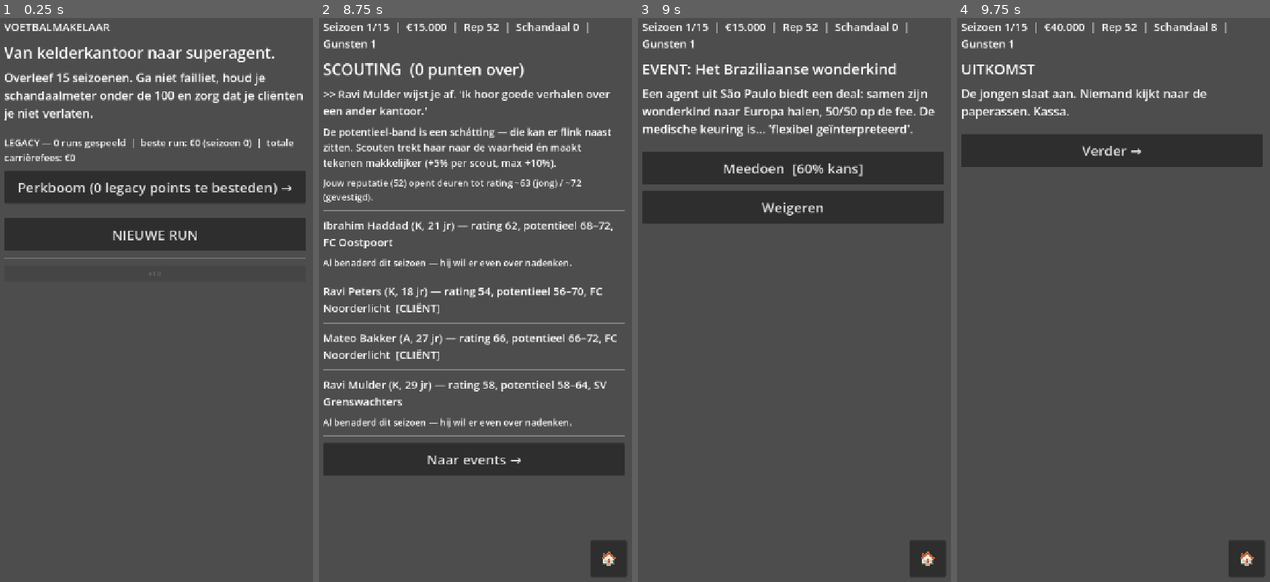
Above: before the commit, frames 1-4 (left to right).
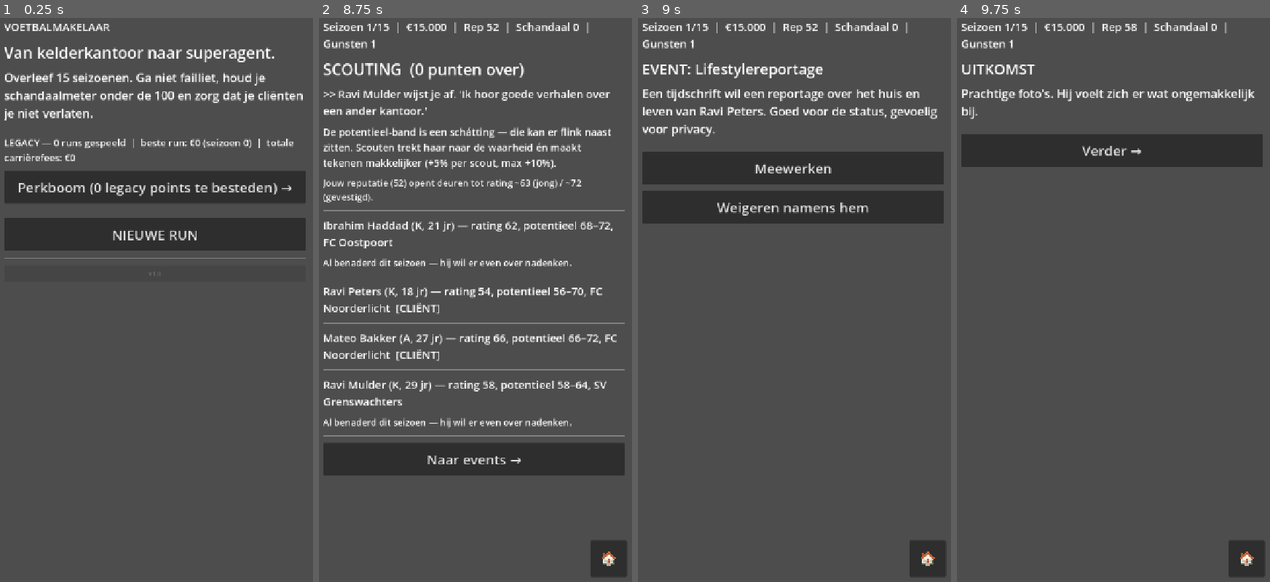
Above: after the commit, the same moments.

Repository: anassino070/Agent_game
Game: Godot game, scene res://scenes/Main.tscn
Same seed, same stepped clock (60 frames per second), same inputs: the game is played once before the commit and once after it.
Inputs (mouse positions are in pixels of both pictures, inside the frame that each line leads up to):
- Up to frame 1 (0.25 s): no input
- Up to frame 2 (8.75 s): click "Perkboom (0 legacy points te …" at 0.5 s; click "🏠" at 1.25 s; click "NIEUWE RUN" at 2 s; click "Naar stalbeheer →" at 2.75 s; click "Scout (1 punt)" at 3.5 s; click "Benader als cliënt (kans 38%)" at 4.25 s; click "Scout (1 punt)" at 5 s; click "Scout (1 punt)" at 5.75 s; click "Benader als cliënt (kans 46%)" at 6.5 s; click "Benader als cliënt (kans 30%)" at 7.25 s; click "Benader als cliënt (kans 38%)" at 8 s
- Up to frame 3 (9 s): click "Naar events →" at 8.75 s
- Up to frame 4 (9.75 s): click (1113, 170) at 9.5 s, where only the run after the commit has a clickable "Meewerken"

Frames 1-2 are identical in both runs. In frame 3, 4.1% of the frame differs, in the area x 1-96%, y 7-36%; in frame 4, 1.2%.

Commit message:
event

Diff:
--- a/scripts/events_db.gd
+++ b/scripts/events_db.gd
@@ -307,4 +307,461 @@
 					"fail": {"scandal": 20}, "fail_txt": "De kennis wordt zelf onderzocht — en jouw naam staat in zijn mail."},
 			],
 		},
+
+		# ---------------------------------------------------------------- batch 2 (40 nieuwe events)
+		{
+			"id": "modeldeal", "title": "Modellencontract", "needs_client": true,
+			"text": "Een kledingmerk wil {client} boeken voor een fotoshoot. Leuk bijverdienste, maar de club vindt het maar niks vlak voor de camp.",
+			"options": [
+				{"label": "Deal sluiten", "chance": 0.7,
+					"success": {"money": 9000, "trust": 6},
+					"success_txt": "De shoot verloopt soepel. Mooie foto's, mooi geld.",
+					"fail": {"trust": -6, "rep": -2},
+					"fail_txt": "Hij komt vermoeid terug en presteert slecht. De club belt jou."},
+				{"label": "Afhouden tot na het seizoen", "effects": {"trust": -3},
+					"txt": "'Focus eerst op voetbal.' Hij vindt je zuinig."},
+			],
+		},
+		{
+			"id": "burnout", "title": "Op de rand", "needs_client": true,
+			"text": "{client} slaapt slecht, eet slecht en durft het je bijna niet te vertellen: hij is op.",
+			"options": [
+				{"label": "Sportpsycholoog inschakelen", "req_money": 6000,
+					"effects": {"money": -6000, "trust": 15},
+					"txt": "Wekelijkse sessies. Hij voelt zich voor het eerst in maanden gehoord."},
+				{"label": "'Bijt erdoorheen'", "chance": 0.4,
+					"success": {"trust": 5}, "success_txt": "Hij herpakt zich, tegen de verwachting in.",
+					"fail": {"trust": -18, "scandal": 4}, "fail_txt": "Hij stort in tijdens een training. De pers is erbij."},
+			],
+		},
+		{
+			"id": "aziatoer", "title": "Marketingtour Azië", "needs_client": true,
+			"text": "De club wil {client} meenemen op een marketingtour door Azië. Goed voor de clubkas, zwaar voor zijn lijf — en jij regelt de voorwaarden.",
+			"options": [
+				{"label": "Extra vergoeding eisen", "chance": 0.6,
+					"success": {"money": 10000, "trust": 4},
+					"success_txt": "De club betaalt bij. Iedereen tevreden.",
+					"fail": {"trust": -6}, "fail_txt": "De club weigert en noteert je eis als 'lastig'."},
+				{"label": "Meewerken zonder gedoe", "effects": {"trust": 5, "rep": 2},
+					"txt": "Soepele samenwerking. De club onthoudt dat."},
+			],
+		},
+		{
+			"id": "cryptosponsor", "title": "Cryptosponsor", "needs_client": true,
+			"text": "Een cryptoplatform biedt {client} een vet bedrag om hun logo op zijn schoenen te zetten. Het platform bestaat sinds vorige maand.",
+			"options": [
+				{"label": "Tekenen", "chance": 0.5,
+					"success": {"money": 18000}, "success_txt": "Het geld komt binnen. Voor nu.",
+					"fail": {"money": -4000, "scandal": 10},
+					"fail_txt": "Het platform stort in. Zijn naam staat op elk artikel over de fraude."},
+				{"label": "Eerst laten controleren", "req_money": 1500,
+					"effects": {"money": -1500, "rep": 2},
+					"txt": "Je huurt een accountant in. Die raadt het ten sterkste af. Bespaard."},
+			],
+		},
+		{
+			"id": "conflictbelang", "title": "Gênant aanbod", "needs_client": true,
+			"text": "Een club biedt jou onder de tafel geld om {client} tactisch af te raden van een transfer naar hun rivaal.",
+			"options": [
+				{"label": "Aannemen en zwijgen", "effects": {"money": 12000, "scandal": 14},
+					"txt": "Het geld is binnen. Als dit uitkomt, ben je klaar in dit vak."},
+				{"label": "Weigeren en het cliënt vertellen", "effects": {"rep": 6, "trust": 8},
+					"txt": "Hij is je dankbaar. Zijn belang eerst — zo hoort het."},
+			],
+		},
+		{
+			"id": "handtekeningenactie", "title": "Meet & greet", "needs_client": true,
+			"text": "Fans organiseren een meet & greet voor {client}. Leuk voor de band met het publiek, maar jij moet de beveiliging regelen.",
+			"options": [
+				{"label": "Professioneel organiseren", "req_money": 2500,
+					"effects": {"money": -2500, "trust": 8, "rep": 3},
+					"txt": "Alles verloopt gesmeerd. Foto's overal, positief."},
+				{"label": "Laten schieten", "effects": {"trust": -4},
+					"txt": "De fans zijn teleurgesteld. Hij ook, een beetje."},
+			],
+		},
+		{
+			"id": "afscheidstournee", "title": "Afscheidstournee", "needs_client": true, "min_season": 8,
+			"text": "{client} speelt met het idee om na dit seizoen te stoppen en wil een passend afscheid — met een prijskaartje.",
+			"options": [
+				{"label": "Afscheidswedstrijd regelen", "req_money": 9000,
+					"effects": {"money": -9000, "trust": 14, "rep": 4},
+					"txt": "Een stadion vol, een staande ovatie. Precies wat hij wilde."},
+				{"label": "Gewoon laten uitzingen", "effects": {"trust": -5},
+					"txt": "Geen ceremonie, geen poespas. Hij voelt zich onderwaardeerd."},
+			],
+		},
+		{
+			"id": "verkeerde_storting", "title": "Verkeerde storting",
+			"text": "Een club maakt per ongeluk €14.000 te veel over voor een oude deal. Niemand belt erover — nog niet.",
+			"options": [
+				{"label": "Melden en terugstorten", "effects": {"rep": 5},
+					"txt": "De club is opgelucht en onthoudt je eerlijkheid."},
+				{"label": "Stilhouden", "chance": 0.5,
+					"success": {"money": 14000}, "success_txt": "Niemand merkt iets. Mooi extraatje.",
+					"fail": {"money": -14000, "scandal": 12},
+					"fail_txt": "De club vindt de fout alsnog en eist het terug — met een dreigbrief erbij."},
+			],
+		},
+		{
+			"id": "loyaliteitsbonus", "title": "De loyaliteitsbonus", "needs_client": true,
+			"text": "De club van {client} biedt jou persoonlijk een bonus als je hem overhaalt om níet te vertrekken deze zomer.",
+			"options": [
+				{"label": "Aannemen en hem ompraten", "chance": 0.6,
+					"success": {"money": 10000, "trust": -6},
+					"success_txt": "Hij blijft. Hij vraagt zich later af waarom je zo overtuigend was.",
+					"fail": {"trust": -14, "scandal": 6},
+					"fail_txt": "Hij ontdekt de bonus. 'Werk je voor mij of voor hén?'"},
+				{"label": "Afslaan, zijn belang eerst", "effects": {"rep": 4, "trust": 5},
+					"txt": "Je vertelt hem eerlijk over het aanbod. Hij vertrouwt je meer dan ooit."},
+			],
+		},
+		{
+			"id": "medische_info", "title": "Discrete vraag", "needs_client": true,
+			"text": "Een buitenlandse club vraagt je, tegen betaling, om vertrouwelijke medische info over {client} te delen vóór de onderhandeling.",
+			"options": [
+				{"label": "Delen", "effects": {"money": 8000, "scandal": 10},
+					"txt": "Het geld is binnen. Als dit uitlekt, is zijn vertrouwen voorgoed weg."},
+				{"label": "Weigeren", "effects": {"rep": 4},
+					"txt": "Onethisch, punt uit. Je zegt nee en voelt je er goed bij."},
+			],
+		},
+		{
+			"id": "kerstborrel", "title": "Kerstborrel van de bond",
+			"text": "De voetbalbond nodigt makelaars uit voor de jaarlijkse kerstborrel. Verplicht nummer, nuttig nummer.",
+			"options": [
+				{"label": "Gaan", "req_money": 1500,
+					"effects": {"money": -1500, "favors": 1},
+					"txt": "Drankjes, small talk, één belangrijke naam die je nummer vraagt."},
+				{"label": "Thuis blijven", "effects": {},
+					"txt": "Een avond voor jezelf. Het netwerk groeit niet vanzelf."},
+			],
+		},
+		{
+			"id": "trainersverzoek", "title": "Ook de trainer?",
+			"text": "De assistent-trainer van een club vraagt of je hem ook wilt vertegenwoordigen. Ander werkveld, ander netwerk.",
+			"options": [
+				{"label": "Erbij nemen", "effects": {"money": 3000, "rep": 3},
+					"txt": "Klein maar leuk contract. Je netwerk in de technische staf groeit."},
+				{"label": "Bedanken, je focust op spelers", "effects": {},
+					"txt": "Je blijft bij je kernbusiness."},
+			],
+		},
+		{
+			"id": "familieruzie", "title": "Ruzie in de familie", "needs_client": true,
+			"text": "De familie van {client} maakt onderling ruzie over wie zijn geld beheert — en jij wordt erbij gesleept.",
+			"options": [
+				{"label": "Bemiddelen", "chance": 0.55,
+					"success": {"trust": 12}, "success_txt": "Je brengt de rust terug. Hij is je dankbaar.",
+					"fail": {"trust": -10}, "fail_txt": "Je kiest per ongeluk de verkeerde kant. Awkward etentjes voor jaren."},
+				{"label": "Buiten blijven", "effects": {"trust": -4},
+					"txt": "'Dit is jullie zaak.' Hij had gehoopt dat je hem zou steunen."},
+			],
+		},
+		{
+			"id": "hall_of_fame", "title": "Hall of Fame", "min_season": 6,
+			"text": "De makelaarsvereniging overweegt jou op te nemen in hun 'rising stars'-lijstje. Een gala-avond met speech hoort erbij.",
+			"options": [
+				{"label": "Toespraak voorbereiden", "req_money": 4000,
+					"effects": {"money": -4000, "rep": 9},
+					"txt": "Een gepolijste speech, warm applaus. Je naam verspreidt zich."},
+				{"label": "Kort bedanken en gaan zitten", "effects": {"rep": 3},
+					"txt": "Bescheiden, maar effectief genoeg."},
+			],
+		},
+		{
+			"id": "ongewenste_verhuur", "title": "Verhuur tegen zijn wil", "needs_client": true,
+			"text": "De club van {client} wil hem verhuren aan een subtopper. Hij wil dat helemaal niet.",
+			"options": [
+				{"label": "Verzet aantekenen", "chance": 0.5,
+					"success": {"trust": 12}, "success_txt": "De club trekt de verhuur terug. Hij blijft.",
+					"fail": {"trust": -8}, "fail_txt": "De club zet door. Hij verhuist, met tegenzin."},
+				{"label": "Het positief framen bij hem", "effects": {"trust": 4},
+					"txt": "'Speeltijd is speeltijd.' Hij accepteert het, met tegenzin."},
+			],
+		},
+		{
+			"id": "fanpetitie", "title": "De petitie", "needs_client": true,
+			"text": "Duizenden fans tekenen een petitie om {client} langer te houden. De club voelt de druk — en jij kunt hem gebruiken.",
+			"options": [
+				{"label": "Publiekelijk inzetten bij de onderhandeling", "effects": {"rep": 5, "trust": 6},
+					"txt": "De club buigt lichtjes mee. Sterk statement."},
+				{"label": "Negeren, zelf onderhandelen", "effects": {},
+					"txt": "Je houdt het zakelijk. Soms is dat gewoon beter."},
+			],
+		},
+		{
+			"id": "getuige_fixing", "title": "Onder druk gezet", "needs_client": true,
+			"text": "Een gokkartel benadert {client} rechtstreeks om 'iets minder scherp' te spelen. Hij belt jou in paniek.",
+			"options": [
+				{"label": "Direct melden bij de bond", "effects": {"rep": 10, "scandal": -8, "trust": 6},
+					"txt": "De bond grijpt in. Hij voelt zich beschermd."},
+				{"label": "Zelf regelen, geen ruchtbaarheid", "chance": 0.5,
+					"success": {"trust": 8}, "success_txt": "Het kartel trekt zich terug. Stille overwinning.",
+					"fail": {"scandal": 14, "trust": -10},
+					"fail_txt": "Het kartel dreigt door. Het verhaal lekt alsnog uit."},
+			],
+		},
+		{
+			"id": "taxconstructie", "title": "De constructie",
+			"text": "Je boekhouder stelt een 'agressieve maar legale' belastingconstructie voor. Op het randje, zegt hij zelf.",
+			"options": [
+				{"label": "Doorzetten", "chance": 0.6,
+					"success": {"money": 16000}, "success_txt": "Flink bespaard. Niemand die ernaar kijkt.",
+					"fail": {"money": -6000, "scandal": 15},
+					"fail_txt": "De fiscus prikt erdoorheen. Naheffing én reputatieschade."},
+				{"label": "Gewoon netjes betalen", "effects": {"rep": 2},
+					"txt": "Minder spannend, meer nachtrust."},
+			],
+		},
+		{
+			"id": "paspoortprobleem", "title": "Paspoortgedoe", "needs_client": true,
+			"text": "De transfer van {client} naar het buitenland loopt vast op een paspoortkwestie. De deadline tikt.",
+			"options": [
+				{"label": "Spoedprocedure betalen", "req_money": 5000,
+					"effects": {"money": -5000, "trust": 6},
+					"txt": "Binnen 48 uur alles op orde. Op het nippertje."},
+				{"label": "Gewone procedure afwachten", "chance": 0.4,
+					"success": {}, "success_txt": "Net op tijd binnen. Scheelde weinig.",
+					"fail": {"trust": -10}, "fail_txt": "De deadline verstrijkt. De deal valt terug."},
+			],
+		},
+		{
+			"id": "jeugdcoach_connectie", "title": "Tip van een jeugdcoach", "needs_slot": true,
+			"text": "Een jeugdcoach die je al jaren kent belt opgewonden op: hij heeft een jongen die 'echt iets kan' en wil hem meteen aan je voorstellen.",
+			"options": [
+				{"label": "Kennismaken", "chance": 0.65,
+					"success": {"new_client": true}, "success_txt": "Klik meteen. Hij tekent ter plekke.",
+					"fail": {"rep": -2}, "fail_txt": "Hij twijfelt nog. Misschien een andere keer."},
+				{"label": "Nu geen tijd", "effects": {},
+					"txt": "Druk, druk. Je stelt het uit."},
+			],
+		},
+		{
+			"id": "overboden", "title": "Verkeerd begrepen bod", "needs_client": true,
+			"text": "Door een miscommunicatie denkt een club dat er een concurrerend bod ligt op {client} — en overbiedt zichzelf fors. Correct je hen?",
+			"options": [
+				{"label": "Laten zoals het is", "effects": {"money": 9000, "rep": -4},
+					"txt": "Extra fee in je zak. In de wandelgangen fluistert men wel wat."},
+				{"label": "Eerlijk rechtzetten", "effects": {"rep": 6},
+					"txt": "De club is je dankbaar voor de integriteit. Minder geld, meer krediet."},
+			],
+		},
+		{
+			"id": "podcastuitnodiging", "title": "De podcast",
+			"text": "Een populaire voetbalpodcast wil je uitnodigen voor een lang, ongefilterd gesprek. Kansen en risico's in gelijke mate.",
+			"options": [
+				{"label": "Doen", "chance": 0.65,
+					"success": {"rep": 7}, "success_txt": "Ontspannen, geestig, mensen delen fragmenten.",
+					"fail": {"scandal": 8}, "fail_txt": "Één losse opmerking wordt breed uitgemeten."},
+				{"label": "Afslaan", "effects": {},
+					"txt": "Je houdt het bij korte interviews."},
+			],
+		},
+		{
+			"id": "spionage_kantoor", "title": "Spionage op kantoor",
+			"text": "Een concurrent probeert je assistent om te kopen voor informatie over je cliëntenportefeuille.",
+			"options": [
+				{"label": "Assistent beter belonen", "req_money": 3000,
+					"effects": {"money": -3000, "rep": 2},
+					"txt": "Loyaliteit gekocht — en verdiend. Ze weigert het aanbod."},
+				{"label": "Niets doen", "chance": 0.5,
+					"success": {}, "success_txt": "Ze weigert het aanbod uit zichzelf. Geluk.",
+					"fail": {"scandal": 6}, "fail_txt": "Interne info lekt naar de concurrent."},
+			],
+		},
+		{
+			"id": "eigen_academie", "title": "Investeren in een academie",
+			"text": "Een lokale voetbalacademie zoekt een investeerder in ruil voor eerste toegang tot hun talent.",
+			"options": [
+				{"label": "Investeren", "req_money": 7000,
+					"effects": {"money": -7000, "scout_points": 2, "rep": 3},
+					"txt": "Je krijgt voortaan als eerste een belletje bij een nieuw talent."},
+				{"label": "Afzien", "effects": {},
+					"txt": "Te veel risico voor te weinig zekerheid."},
+			],
+		},
+		{
+			"id": "villareportage", "title": "Lifestylereportage", "needs_client": true,
+			"text": "Een tijdschrift wil een reportage over het huis en leven van {client}. Goed voor de status, gevoelig voor privacy.",
+			"options": [
+				{"label": "Meewerken", "effects": {"rep": 6, "trust": -3},
+					"txt": "Prachtige foto's. Hij voelt zich er wat ongemakkelijk bij."},
+				{"label": "Weigeren namens hem", "effects": {"trust": 5},
+					"txt": "Hij waardeert dat je zijn privacy bewaakt."},
+			],
+		},
+		{
+			"id": "wraak_exmakelaar", "title": "Wraak van een ex-collega",
+			"text": "Een makelaar die je ooit een cliënt afpakte, verspreidt nu roddels over jouw manier van werken.",
+			"options": [
+				{"label": "Publiekelijk weerleggen", "chance": 0.6,
+					"success": {"rep": 6}, "success_txt": "Je weerlegging landt goed. Hij trekt zich terug.",
+					"fail": {"scandal": 8, "rep": -4},
+					"fail_txt": "Het wordt een welles-nietes in de media. Niemand wint."},
+				{"label": "Negeren", "effects": {"scandal": 4},
+					"txt": "De roddels blijven een tijdje hangen."},
+			],
+		},
+		{
+			"id": "bruiloft_td", "title": "Bruiloft van een TD",
+			"text": "Een technisch directeur nodigt je uit voor de bruiloft van zijn dochter. Een cadeau en een reis, maar ook goud aan connecties.",
+			"options": [
+				{"label": "Gaan, met een mooi cadeau", "req_money": 3500,
+					"effects": {"money": -3500, "favors": 2},
+					"txt": "Een onvergetelijk feest — en twee gunsten in je binnenzak."},
+				{"label": "Vriendelijk bedanken", "effects": {},
+					"txt": "Niet iedere uitnodiging moet je aannemen."},
+			],
+		},
+		{
+			"id": "wondertrainer", "title": "De wondertrainer", "needs_client": true,
+			"text": "Een onconventionele personal trainer claimt {client} naar een hoger niveau te kunnen tillen. De methodes zijn... apart.",
+			"options": [
+				{"label": "Uitproberen", "req_money": 4500, "chance": 0.55,
+					"success": {"trust": 10}, "success_txt": "Het werkt verrassend goed. Hij is een believer.",
+					"fail": {"money": -4500, "trust": -6},
+					"fail_txt": "Vooral veel poespas, weinig resultaat. Geld weg."},
+				{"label": "Bij de clubstaf blijven", "effects": {},
+					"txt": "Saai maar veilig."},
+			],
+		},
+		{
+			"id": "dopinggerucht", "title": "Gerucht over een test", "needs_client": true,
+			"text": "Een anonieme tip claimt dat een dopingtest van {client} 'twijfelachtig' was. Niets bevestigd, alles mogelijk.",
+			"options": [
+				{"label": "Advocaat inschakelen", "req_money": 8000,
+					"effects": {"money": -8000, "trust": 8},
+					"txt": "Voordat het verhaal groeit, ligt er al een dreigbrief richting de bron."},
+				{"label": "Afwachten", "chance": 0.6,
+					"success": {}, "success_txt": "Het gerucht sterft een stille dood.",
+					"fail": {"scandal": 16, "trust": -8},
+					"fail_txt": "Het verhaal ontploft, bevestigd of niet."},
+			],
+		},
+		{
+			"id": "persconferentie_druk", "title": "Persconferentie onder druk", "needs_client": true,
+			"text": "Na een dramatische nederlaag moet {client} de pers te woord staan. De vragen worden steeds scherper.",
+			"options": [
+				{"label": "Vooraf goed voorbereiden", "req_money": 3000,
+					"effects": {"money": -3000, "trust": 5, "rep": 3},
+					"txt": "Hij blijft kalm, geeft nette antwoorden. Storm overgewaaid."},
+				{"label": "Hem zijn eigen ding laten doen", "chance": 0.45,
+					"success": {"rep": 4}, "success_txt": "Hij verrast met ontwapenende eerlijkheid. Werkt.",
+					"fail": {"scandal": 10, "trust": -5},
+					"fail_txt": "Hij verliest zijn geduld voor de camera's. Kop van de dag."},
+			],
+		},
+		{
+			"id": "sponsorpitch", "title": "De sponsorpitch", "needs_client": true,
+			"text": "Een groot merk wil {client} als gezicht van een campagne, maar de eerste pitch-vergadering wordt een pokerspel over voorwaarden.",
+			"options": [
+				{"label": "Hard onderhandelen", "chance": 0.55,
+					"success": {"money": 16000, "trust": 5},
+					"success_txt": "Ze gaan akkoord met jouw voorwaarden. Topdeal.",
+					"fail": {"money": 4000}, "fail_txt": "Ze zakken naar een matig bod om het gesprek niet te laten klappen."},
+				{"label": "Snel akkoord voor zekerheid", "effects": {"money": 6000, "trust": 2},
+					"txt": "Minder geld, wel binnen. Zekerheid heeft ook waarde."},
+			],
+		},
+		{
+			"id": "fiscale_schikking", "title": "Schikkingsvoorstel",
+			"text": "Na de laatste controle biedt de fiscus een schikking aan: nu een fors bedrag betalen, of het risico lopen op een veel duurdere procedure later.",
+			"options": [
+				{"label": "Schikken", "req_money": 9000,
+					"effects": {"money": -9000},
+					"txt": "Klaar, gesloten dossier. Duur, maar voorbij."},
+				{"label": "Het laten voorkomen", "chance": 0.45,
+					"success": {}, "success_txt": "De zaak wordt om onduidelijke redenen ingetrokken. Geluk.",
+					"fail": {"money": -22000, "scandal": 10},
+					"fail_txt": "De rechter is niet mild. Fikse naheffing plus boete."},
+			],
+		},
+		{
+			"id": "dubbele_pet", "title": "Twee petten, één positie", "needs_client": true,
+			"text": "{client} en een andere cliënt van jou strijden bij dezelfde club om exact dezelfde basisplaats. Ongemakkelijk.",
+			"options": [
+				{"label": "Allebei gelijk en eerlijk behandelen", "effects": {"all_trust": 4},
+					"txt": "Lastig te managen, maar beiden voelen zich serieus genomen."},
+				{"label": "Stiekem één van de twee voortrekken", "effects": {"trust": 10, "rep": -3},
+					"txt": "{client} is dolblij. Als de ander het ooit ontdekt, is het einde verhaal."},
+			],
+		},
+		{
+			"id": "scoutingcongres", "title": "Scoutingcongres",
+			"text": "Een internationaal scoutingcongres belooft toegang tot databases en contacten die je normaal niet ziet.",
+			"options": [
+				{"label": "Ticket kopen", "req_money": 4000,
+					"effects": {"money": -4000, "scout_points": 3},
+					"txt": "Drie dagen vol nuttige contacten en scoutingrapporten."},
+				{"label": "Overslaan", "effects": {},
+					"txt": "Je bespaart geld, mist wellicht een kans."},
+			],
+		},
+		{
+			"id": "verjaardagscadeau", "title": "Een duur cadeau", "needs_client": true,
+			"text": "De familie van {client} hint stevig naar een extravagant verjaardagscadeau — 'dat je toch wel kunt missen'.",
+			"options": [
+				{"label": "Geven", "req_money": 5000,
+					"effects": {"money": -5000, "trust": 8},
+					"txt": "Groot cadeau, grote glimlach. Voor even."},
+				{"label": "Iets kleins en persoonlijks", "effects": {"trust": 2},
+					"txt": "Bescheiden, maar gemeend. Niet iedereen is onder de indruk."},
+			],
+		},
+		{
+			"id": "clubarts_geheim", "title": "Het geheim van de clubarts", "needs_client": true,
+			"text": "De clubarts vertrouwt je off-the-record een onzekere prognose over {client} toe, nog voor de club het zelf weet.",
+			"options": [
+				{"label": "Alvast een transfer voorbereiden", "effects": {"money": -2000, "rep": -2},
+					"txt": "Je speelt slim vooruit. Als dit uitkomt, is het einde van deze bron."},
+				{"label": "Rustig afwachten", "effects": {"trust": 3},
+					"txt": "Je wacht het officiële nieuws af. Integer, misschien te laat."},
+			],
+		},
+		{
+			"id": "media_boycot", "title": "Mediaboycot",
+			"text": "Na een ongelukkige quote van jou boycotten een paar journalisten je kantoor. Ze schrijven liever over je concurrenten.",
+			"options": [
+				{"label": "Excuses aanbieden en bruggen bouwen", "req_money": 1000,
+					"effects": {"money": -1000, "rep": 4},
+					"txt": "Een lunch, een excuus, de kou is uit de lucht."},
+				{"label": "Trots negeren", "effects": {"scandal": 5},
+					"txt": "Ze schrijven gewoon door — nu net iets kritischer."},
+			],
+		},
+		{
+			"id": "goede_doelen_gala", "title": "Goede doelen-gala",
+			"text": "Een goededoelenstichting vraagt je als tafelsponsor voor hun jaarlijkse gala. Prestige tegen een prijs.",
+			"options": [
+				{"label": "Sponsoren", "req_money": 6000,
+					"effects": {"money": -6000, "rep": 7},
+					"txt": "Je naam staat op het programma, naast de echt grote namen."},
+				{"label": "Alleen komen kijken", "effects": {"rep": 1},
+					"txt": "Netjes aanwezig, verder onopvallend."},
+			],
+		},
+		{
+			"id": "interlandroof", "title": "Weggehaald bij het elftal", "needs_client": true,
+			"text": "{client} wordt op het laatste moment uit de interlandselectie gehaald. Hij vermoedt politiek en wil dat jij ingrijpt.",
+			"options": [
+				{"label": "Gunst inzetten bij de bond", "req_favors": 1,
+					"effects": {"favors": -1, "trust": 10},
+					"txt": "Een telefoontje later staat hij weer op de lijst. Hij is je eeuwig dankbaar."},
+				{"label": "Hem kalmeren", "effects": {"trust": -3},
+					"txt": "'Volgende keer.' Hij gelooft je niet helemaal."},
+			],
+		},
+		{
+			"id": "pensioengesprek", "title": "Het pensioengesprek", "needs_client": true, "min_season": 10,
+			"text": "{client} vraagt je in vertrouwen: is het tijd om te stoppen, of gaat hij door voor nog één contract?",
+			"options": [
+				{"label": "Nog één seizoen erbij plakken", "chance": 0.6,
+					"success": {"money": 8000, "trust": 10},
+					"success_txt": "Hij tekent bij, gemotiveerder dan in jaren.",
+					"fail": {"trust": -8}, "fail_txt": "Hij twijfelt en voelt zich onder druk gezet."},
+				{"label": "Hem helpen met een waardig afscheid", "effects": {"rep": 5, "trust": 8},
+					"txt": "Geen fee meer op dit contract, wel een cliënt die je nooit vergeet."},
+			],
+		},
 	]
Not shown, changed: HANDLEIDING.md
